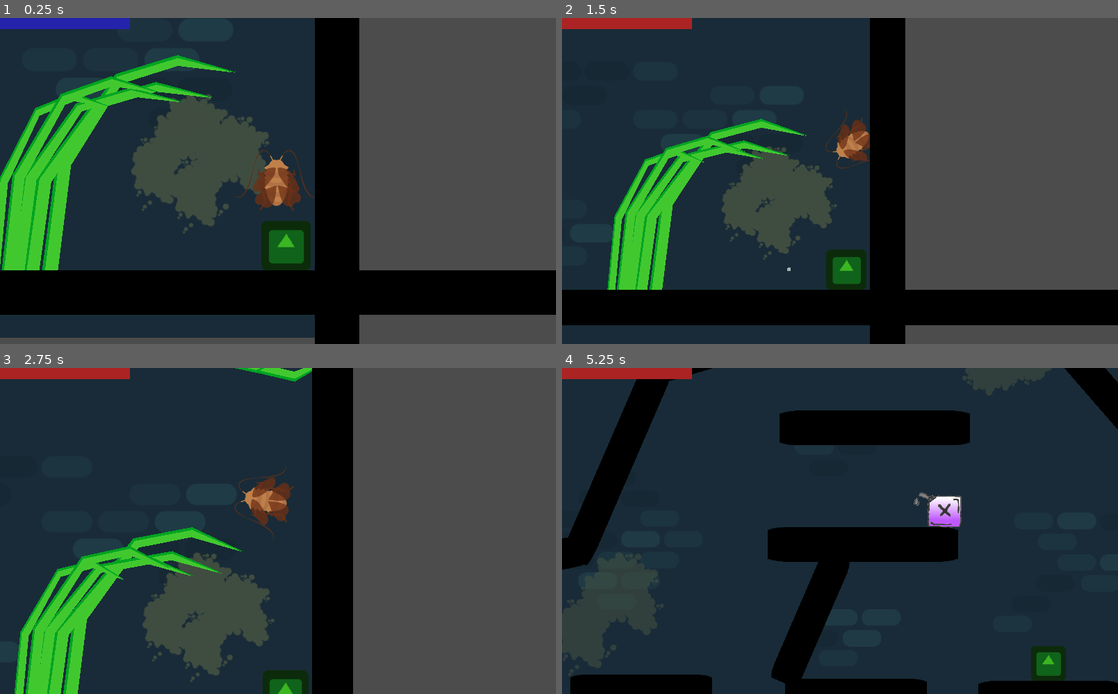
Above: before the commit, frames 1-4 (two rows, left to right).
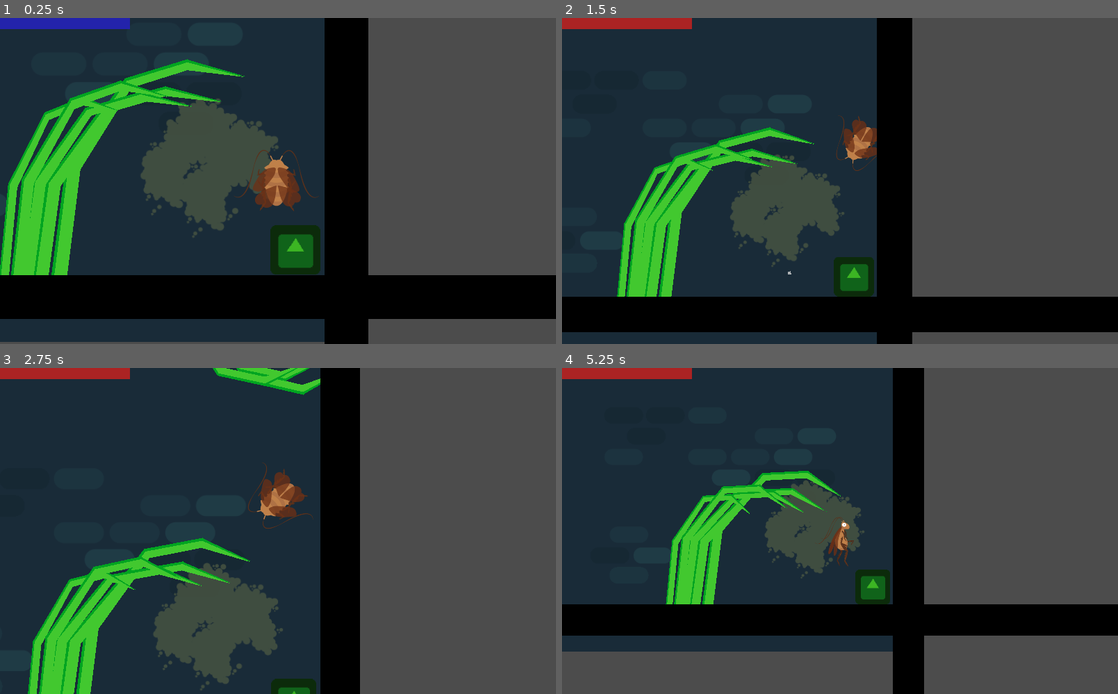
Above: after the commit, the same moments.

Repository: ChibiDenDen/Jook
Game: Godot game, scene res://Scenes/PhysicsGame.tscn
Same seed, same stepped clock (60 frames per second), same inputs: the game is played once before the commit and once after it. The engine's default icon, where the game draws it, is replaced by a stand-in: a white triangle on a blue panel in a dark square.
Inputs (mouse positions are in pixels of both pictures, inside the frame that each line leads up to):
- Up to frame 1 (0.25 s): no input
- Up to frame 2 (1.5 s): move the mouse to (606, 291) at 0.52 s; hold Right (ui_right) from 0.53 s (still down); click (606, 291) at 0.67 s; tap Up (ui_up) at 0.77 s; move the mouse to (623, 301) at 1.27 s; click (623, 301) at 1.42 s
- Up to frame 3 (2.75 s): tap Up (ui_up) at 1.52 s; move the mouse to (66, 684) at 2.02 s; release Right (ui_right) at 2.03 s; hold Left (ui_left) from 2.03 s (still down); click (66, 684) at 2.17 s
- Up to frame 4 (5.25 s): move the mouse to (812, 596) at 2.77 s; release Left (ui_left) at 2.78 s; hold Right (ui_right) 2.78-4.28 s; click (812, 596) at 2.92 s; tap Up (ui_up) at 3.02, 3.77, 4.52 s; move the mouse to (1006, 579) at 3.52 s; move the mouse to (673, 482) at 4.27 s; hold Left (ui_left) 4.28-5.03 s; move the mouse to (867, 531) at 5.02 s; hold Right (ui_right) from 5.03 s (still down); click (867, 531) at 5.17 s

The runs differ from the first frame. In frame 1, 15% of the frame differs, in the area x 0-100%, y 0-100%; in frame 2, 13%; in frame 3, 12%; in frame 4, 67%.

Commit message:
Add lurkers

Diff:
--- /dev/null
+++ b/Objects/Obstacles/Lurker/Lurker.gd
@@ -0,0 +1,36 @@
+extends Node2D
+
+
+var lurking := true
+export(float) var attack_tell_time = 0.5
+export(float) var attack_time = 0.3
+export(float) var recover_time = 2.5
+var retract_time = 0.1
+var player
+
+# Called when the node enters the scene tree for the first time.
+func _ready():
+	lurk()
+
+func attack():
+	if $Area2D.overlaps_body(player):
+		player.get_hit()
+	$Tween.interpolate_property($Sprite, "scale", Vector2.ONE, Vector2.ZERO, retract_time, Tween.TRANS_LINEAR,Tween.EASE_IN_OUT, recover_time*0.5 - retract_time)
+	$Tween.interpolate_callback(self, recover_time, "lurk")
+	$Tween.start()
+
+func lurk():
+	$Sprite.scale = Vector2.ZERO
+	lurking = true
+	($Area2D/CollisionShape2D.shape as CircleShape2D).radius = 100.0
+
+func _on_Area2D_body_entered(body):
+	# assume body is the player
+	player = body
+	if lurking:
+		lurking = false
+		$Tween.interpolate_property($Sprite, "scale", Vector2.ZERO, Vector2.ONE*0.3, retract_time)
+		$Tween.interpolate_property($Sprite, "scale", Vector2.ONE*0.3, Vector2.ONE, attack_time, Tween.TRANS_LINEAR,Tween.EASE_IN_OUT, attack_tell_time)
+		$Tween.interpolate_callback(self, attack_tell_time + attack_time, "attack")
+		($Area2D/CollisionShape2D.shape as CircleShape2D).radius = 30.0
+		$Tween.start()
--- /dev/null
+++ b/Objects/Obstacles/Lurker/Lurker.tscn
@@ -0,0 +1,21 @@
+[gd_scene load_steps=4 format=2]
+
+[ext_resource path="res://Objects/Obstacles/Lurker/Lurker.gd" type="Script" id=1]
+[ext_resource path="res://icon.png" type="Texture" id=2]
+
+[sub_resource type="CircleShape2D" id=1]
+radius = 100.0
+
+[node name="Lurker" type="Node2D"]
+script = ExtResource( 1 )
+
+[node name="Sprite" type="Sprite" parent="."]
+texture = ExtResource( 2 )
+
+[node name="Area2D" type="Area2D" parent="."]
+
+[node name="CollisionShape2D" type="CollisionShape2D" parent="Area2D"]
+shape = SubResource( 1 )
+
+[node name="Tween" type="Tween" parent="."]
+[connection signal="body_entered" from="Area2D" to="." method="_on_Area2D_body_entered"]
--- a/Objects/Player/Player.gd
+++ b/Objects/Player/Player.gd
@@ -107,24 +107,27 @@
 func pickup_fuel():
 	cur_fuel = 50.0
 
+func get_hit():
+	var crashed_player = CrashedPlayerScene.instance()
+	crashed_player.player = self
+	get_tree().current_scene.call_deferred("add_child", crashed_player)
+	crashed_player.global_position = global_position
+	crashed_player.camera_zoom = last_camera_zoom
+	crashed_player.call_deferred("on_start")
+	cur_fuel = max_fuel
+	fuel_progress.value = max_fuel
+	crashed = true
+	gravity_scale = 0
+	applied_force = Vector2(0, 0)
+	applied_torque = 0
+	rotation = 0
+	set_process(false)
+	sleeping = true
+	visible = false
+
 func _on_Player_body_entered(body: Node2D):
 	if crashed:
 		return
 
 	if (last_linear_velocity - linear_velocity).length() > survivable_hit_force:
-		var crashed_player = CrashedPlayerScene.instance()
-		crashed_player.player = self
-		get_tree().current_scene.call_deferred("add_child", crashed_player)
-		crashed_player.global_position = global_position
-		crashed_player.camera_zoom = last_camera_zoom
-		crashed_player.call_deferred("on_start")
-		cur_fuel = max_fuel
-		fuel_progress.value = max_fuel
-		crashed = true
-		gravity_scale = 0
-		applied_force = Vector2(0, 0)
-		applied_torque = 0
-		rotation = 0
-		set_process(false)
-		sleeping = true
-		visible = false
+		get_hit()
--- a/Scenes/PhysicsGame.tscn
+++ b/Scenes/PhysicsGame.tscn
@@ -11,6 +11,7 @@
 [ext_resource path="res://Resources/sewerbackground-01.png" type="Texture" id=9]
 [ext_resource path="res://Objects/Obstacles/Water/Water.tscn" type="PackedScene" id=10]
 [ext_resource path="res://Objects/Player/Anchor.gd" type="Script" id=11]
+[ext_resource path="res://Objects/Obstacles/Lurker/Lurker.tscn" type="PackedScene" id=12]
 
 [node name="PhysicsGame" type="Node2D"]
 
@@ -35,7 +36,7 @@
 texture = ExtResource( 9 )
 
 [node name="Player" type="Node2D" parent="."]
-position = Vector2( 1760, 768 )
+position = Vector2( 1747.92, 762.441 )
 
 [node name="PlayerFly" parent="Player" instance=ExtResource( 1 )]
 
@@ -1204,6 +1205,24 @@
 scale = Vector2( 9.27363, 4.36202 )
 z_index = 10
 
+[node name="Lurker" parent="Obstacles" instance=ExtResource( 12 )]
+position = Vector2( 706.13, 785.045 )
+
+[node name="Lurker2" parent="Obstacles" instance=ExtResource( 12 )]
+position = Vector2( 1655.67, -117.299 )
+
+[node name="Lurker3" parent="Obstacles" instance=ExtResource( 12 )]
+position = Vector2( 515.468, -179.594 )
+
+[node name="Lurker4" parent="Obstacles" instance=ExtResource( 12 )]
+position = Vector2( -426.519, 167.752 )
+
+[node name="Lurker5" parent="Obstacles" instance=ExtResource( 12 )]
+position = Vector2( -894.681, -117.299 )
+
+[node name="Lurker6" parent="Obstacles" instance=ExtResource( 12 )]
+position = Vector2( -426.519, -1268.83 )
+
 [node name="RotatingObstacles" type="Node" parent="."]
 script = ExtResource( 8 )
 
Not shown: 1 places in Scenes/PhysicsGame.tscn that only renumber resources
